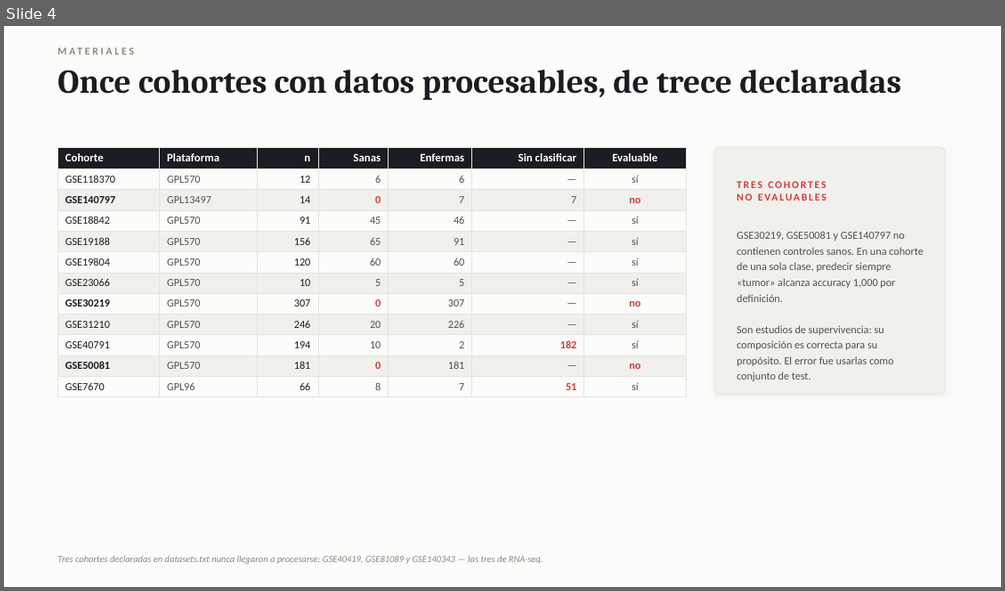
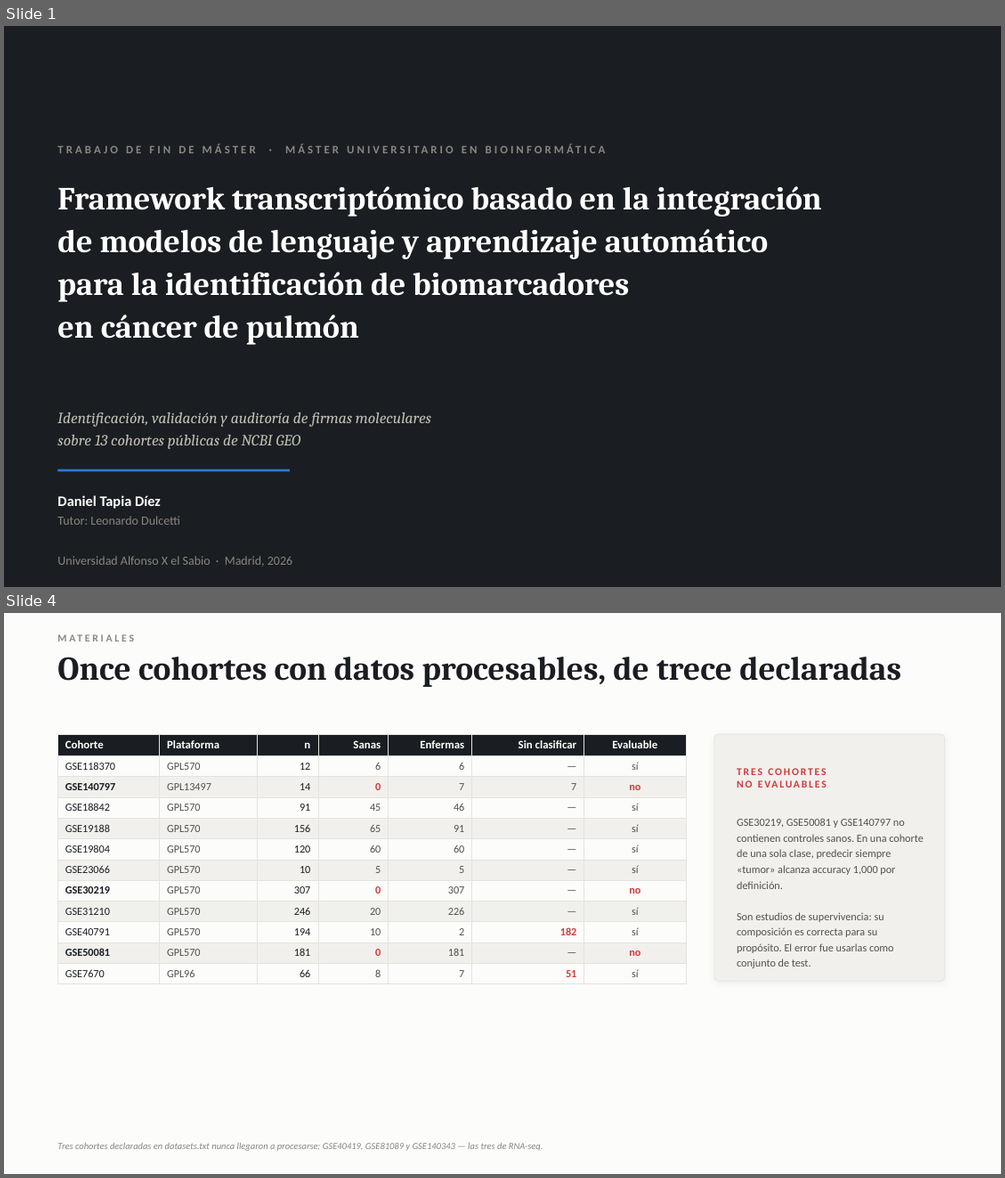
Before and after one commit to danitapiadiez-gif/TFM-Bioinformatica, a slide deck: DEFENSA_TFM.pptx. Shown one above the other, each under a label of ours: slide 4 before the commit, slides 1 and 4 after it; the slides between them are not shown. The pictures are 1005x591 and 1005x1178 pixels, drawn with LibreOffice and Linux fonts; fonts in the diff are those of the drawing. Boxes give left, top, right and bottom in pixels: in the first picture for what was removed or moved away, otherwise in the second. Text is boxed around its words. In the diff, an @@ line names an element or a change of style, - is before the commit and + after.

```diff
--- a/DEFENSA_TFM.pptx
+++ b/DEFENSA_TFM.pptx
@@ slide 1 added at [4,26,1001,587], background #1A1D21 @@
@@ text added at [57,143,256,153], 11 pt, text #898781, bold @@
+TRABAJO DE FIN DE MÁSTER · MÁSTER UNIVERSITARIO EN BIOINFORMÁTICA
@@ text added at [57,186,822,345], 31 pt, text #FFFFFF, bold @@
+Framework transcriptómico basado en la integración
+de modelos de lenguaje y aprendizaje automático
+para la identificación de biomarcadores
+en cáncer de pulmón
@@ text added at [57,412,431,449], 15 pt, text #C3C2B7, italic @@
+Identificación, validación y auditoría de firmas moleculares
+sobre 13 cohortes públicas de NCBI GEO
@@ line added from (57, 470) to (290, 470), #2A78D6 2.4 pt @@
@@ text added at [57,495,292,566], 12 pt, text #898781 @@
+Daniel Tapia Díez
+Tutor: Leonardo Dulcetti
+Universidad Alfonso X el Sabio · Madrid, 2026
```
Also in this commit, not shown: 2 slides changed, 2 other slides added, 2 slides removed, 15 other files.
